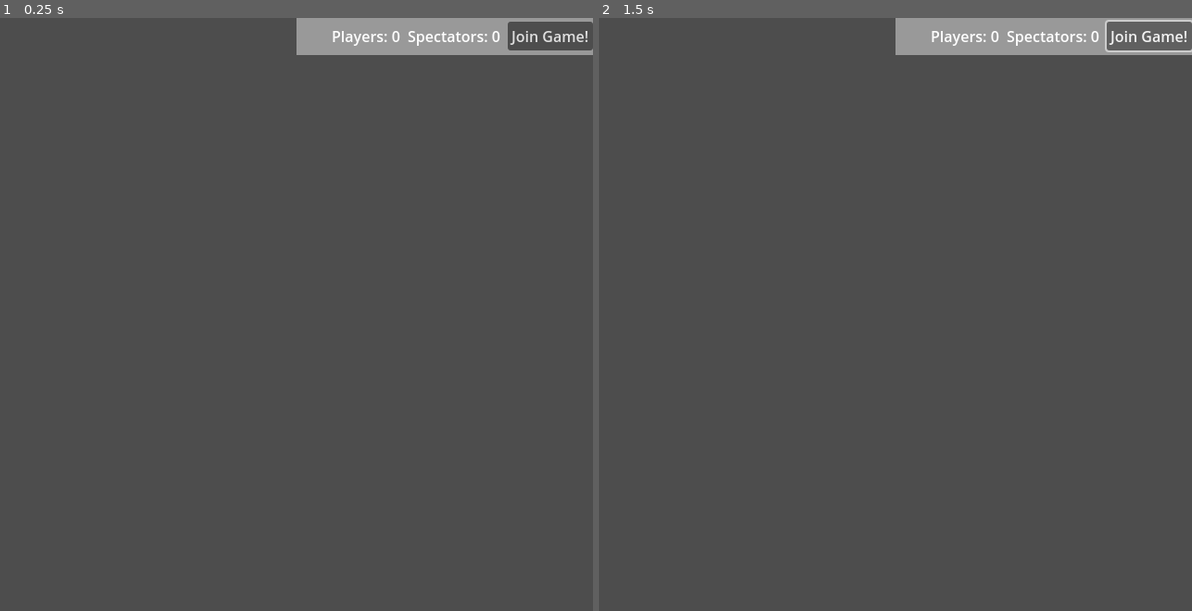
Above: before the commit, frames 1-2 (left to right).
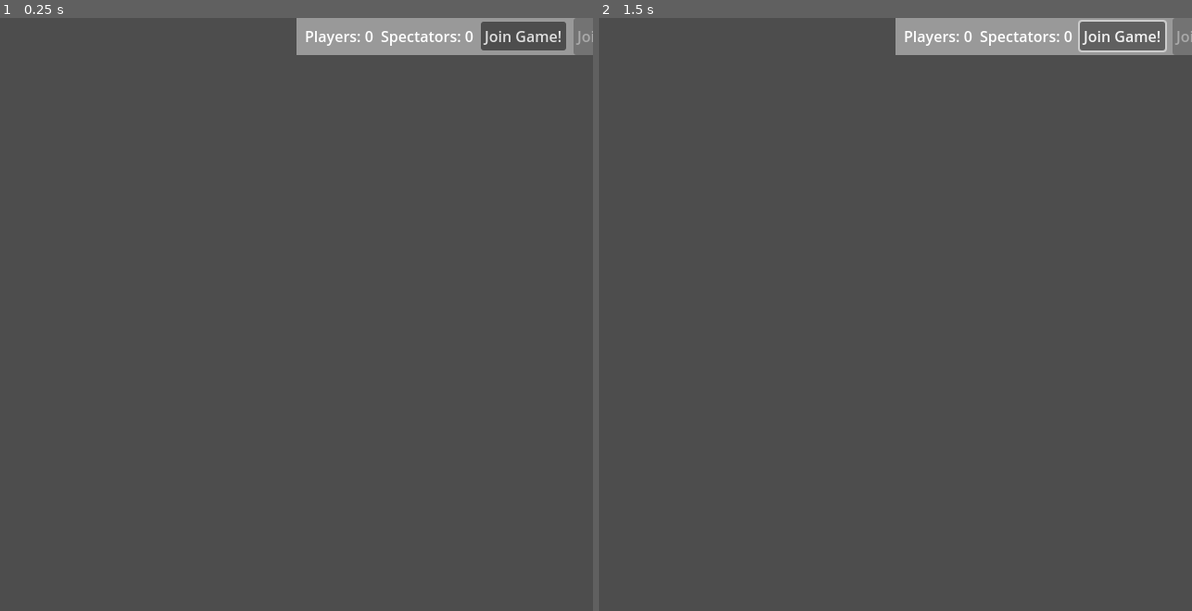
Above: after the commit, the same moments.

Repository: UNLAM-PROG-C/2025-PROGC-Q2-M6
Game: Godot game, scene res://scenes/GameRow.tscn
The game is run twice, just before and just after one commit, with the same random seed, the same clock (stepped at 60 frames per second) and the same inputs. This scene is started directly instead of the project's main scene.
Inputs (mouse positions are in pixels of both pictures, inside the frame that each line leads up to):
- Up to frame 1 (0.25 s): no input
- Up to frame 2 (1.5 s): tap Enter at 0.5 s; move the mouse to (1025, 284) at 0.52 s; click (1025, 284) at 0.67 s; click "Join Game!" at 1.25 s

The runs differ from the first frame. In frame 1, 0.9% of the frame differs, in the area x 51-100%, y 0-7%; in frame 2, 0.8%.

Commit message:
add spectators new func

Diff:
--- a/TP-Integrador/client/logic/board.gd
+++ b/TP-Integrador/client/logic/board.gd
@@ -6,6 +6,7 @@
 @onready var exit_button: Button = $ExitBtn
 @onready var exit_dialog: ConfirmationDialog = $ExitConfirmDialog
 @onready var opponent_left_dialog: AcceptDialog = $OpponentLeftDialog
+@onready var player_left_dialog: AcceptDialog = $PlayerLeftDialog
 
 const TILE_SIZE := 80
 const TILE_SCENE := preload("res://scenes/BoardTile.tscn")
@@ -37,6 +38,7 @@
 	_connect_store_signal()
 	exit_button.connect("pressed", Callable(self, "_on_exit_button_pressed"))
 	Networking.connect("opponent_left", Callable(self, "_on_opponent_left"))
+	Networking.connect("player_left", Callable(self, "_on_player_left"))
 
 func _connect_store_signal():
 	Store.connect("board_changed", Callable(self, "_on_board_changed"))
@@ -113,3 +115,9 @@
 
 func _on_opponent_left_dialog_confirmed() -> void:
 	Networking.send_leave_game()
+
+func _on_player_left():
+	player_left_dialog.popup_centered()
+
+func _on_player_left_dialog_confirmed() -> void:
+	Networking.send_leave_game()
--- a/TP-Integrador/client/logic/game_list_panel.gd
+++ b/TP-Integrador/client/logic/game_list_panel.gd
@@ -3,6 +3,7 @@
 signal back_pressed()
 signal refresh_pressed()
 signal join_game_requested(game_id)
+signal join_game_viewer(game_id)
 
 const GAME_ROW_SCENE := preload("res://scenes/GameRow.tscn")
 @export var game_row_scene: PackedScene
@@ -35,11 +36,14 @@
 			"spectators": int(game.get("spectators", 0))
 			})
 		row.connect("join_pressed", Callable(self, "_on_row_join"))
+		row.connect("viewer_pressed",Callable(self,"_on_row_viewer_join"))
 		rows_container.add_child(row)
 
 func _on_row_join(game_id):
-	print("aqui se;al")
 	emit_signal("join_game_requested", game_id)
+
+func _on_row_viewer_join(game_id):
+	emit_signal("join_game_viewer", game_id)
 
 func _on_back():
 	emit_signal("back_pressed")
--- a/TP-Integrador/client/logic/game_row.gd
+++ b/TP-Integrador/client/logic/game_row.gd
@@ -1,6 +1,7 @@
 extends PanelContainer
 
 signal join_pressed(game_id)
+signal viewer_pressed(game_id)
 
 @export var game_id: String = ""
 @export var title_text: String = ""
@@ -12,6 +13,7 @@
 @onready var player_count_label = $HBoxContainer/PlayerCountLabel
 @onready var observers_label = $HBoxContainer/ObserversLabel
 @onready var join_button = $HBoxContainer/JoinButton
+@onready var viewer_button = $HBoxContainer/JoinAsViewer
 
 func _ready():
 	# seguridad: si el diseñador no puso las rutas exactas, evitamos crash
@@ -22,6 +24,7 @@
 	# setear texto inicial
 	_update_ui()
 	join_button.connect("pressed", Callable(self, "_on_join_pressed"))
+	viewer_button.connect("pressed", Callable(self, "_on_viewer_pressed"))
 
 func setup(data: Dictionary) -> void:
 	call_deferred("_setup_deferred", data)
@@ -51,6 +54,11 @@
 	observers_label.text = "Spectators: " + str(spectators)
 	# Bloquear el botón si ya hay 2 jugadores
 	join_button.disabled = not can_join
+	#bloquear si hay menos de dos jugadores
+	viewer_button.disabled = can_join
 
 func _on_join_pressed():
 	emit_signal("join_pressed", game_id)
+
+func _on_viewer_pressed():
+	emit_signal("viewer_pressed", game_id)
--- a/TP-Integrador/client/logic/main.gd
+++ b/TP-Integrador/client/logic/main.gd
@@ -12,11 +12,15 @@
 	menu.connect("left_game_ack", Callable(self,"_on_back_to_menu"))
 	back_to_menu_btn.connect("pressed", Callable(self, "_on_back_to_menu"))
 	call_deferred("_connect_store_signals")
+	Networking.connect("joined_as_spectator", Callable(self, "_on_viewer_joined"))
 
 func _connect_store_signals():
 	Store.connect("game_over", Callable(self, "_on_game_over"))
 	Store.connect("new_game_started", Callable(self, "_on_game_started"))
 	print("Connected to Store.game_over signal")
+
+func _on_viewer_joined():
+	Store.set_viewer()
 
 func _on_game_started():
 	if game:
@@ -32,7 +36,11 @@
 	print("Game over called! Winner: ", winner_color, " My color: ", Store.my_color)
 
 	var message = ""
+	# 1) Caso espectadores:
+	if Store.is_viewer:
+		message = "Game ended."
 
+	# jugadore
 	if winner_color == null or winner_color == "":
 		message = "Draw!"
 	elif winner_color == Store.my_color:
--- a/TP-Integrador/client/logic/menu.gd
+++ b/TP-Integrador/client/logic/menu.gd
@@ -27,8 +27,10 @@
 	cancel_button.connect("pressed", Callable(self,"_on_leave_game"))
 	join_button.connect("pressed", Callable(self, "_on_JoinButton_pressed"))
 	game_list_panel.connect("join_game_requested", Callable(self, "_on_game_selected"))
+	game_list_panel.connect("join_game_viewer", Callable(self, "_on_game_selected_viewer"))
 	game_list_panel.connect("back_pressed", Callable(self, "_on_back_from_list"))
 	game_list_panel.connect("refresh_pressed", Callable(self, "_on_refresh_list"))
+
 
 	# --- Networking signals ---
 	Networking.connect("connected", Callable(self, "_on_connected"))
@@ -135,7 +137,12 @@
 	# - Game can start
 	Store.apply_state(payload)
 
-	emit_signal("game_started")
+
+func _on_game_selected_viewer(game_id):
+	game_list_panel.visible = false
+	lobby_panel.visible = false
+	status_label.text = "Joining game %s..." % game_id
+	Networking.send_join_viewer_game(game_id)
 
 func _on_game_selected(game_id):
 	game_list_panel.visible = false
--- a/TP-Integrador/client/scenes/Game.tscn
+++ b/TP-Integrador/client/scenes/Game.tscn
@@ -39,5 +39,9 @@
 size = Vector2i(278, 200)
 dialog_text = "El oponente abandono la partida. "
 
+[node name="PlayerLeftDialog" type="AcceptDialog" parent="Board"]
+dialog_text = "Un jugador abandono la partida."
+
 [connection signal="confirmed" from="Board/ExitConfirmDialog" to="Board" method="_on_exit_confirm_dialog_confirmed"]
 [connection signal="confirmed" from="Board/OpponentLeftDialog" to="Board" method="_on_opponent_left_dialog_confirmed"]
+[connection signal="confirmed" from="Board/PlayerLeftDialog" to="Board" method="_on_player_left_dialog_confirmed"]
--- a/TP-Integrador/client/scenes/GameRow.tscn
+++ b/TP-Integrador/client/scenes/GameRow.tscn
@@ -34,3 +34,7 @@
 size_flags_horizontal = 4
 size_flags_vertical = 4
 text = "Join Game!"
+
+[node name="JoinAsViewer" type="Button" parent="HBoxContainer"]
+layout_mode = 2
+text = "Join as Viewer!"
--- a/TP-Integrador/client/scripts/Networking.gd
+++ b/TP-Integrador/client/scripts/Networking.gd
@@ -12,6 +12,8 @@
 signal games_list(payload)
 signal left_game()
 signal opponent_left()
+signal joined_as_spectator()
+signal player_left()
 
 var peer: WebSocketPeer
 var url: String = ""
@@ -103,9 +105,12 @@
 
 		"opponent_left":
 			emit_signal("opponent_left")
+		"player_left":
+			emit_signal("player_left")
 		"games_list":
 			emit_signal("games_list", payload)
-
+		"joined_as_spectator":
+			emit_signal("joined_as_spectator")
 		_:
 			print("Unknown WS type: ", text)
 
@@ -120,6 +125,12 @@
 func send_join_game(game_id: String):
 	_send({
 		"type": "join_game",
+		"payload": { "gameId": game_id }
+	})
+
+func send_join_viewer_game(game_id):
+	_send({
+		"type": "join_viewer_game",
 		"payload": { "gameId": game_id }
 	})
 
--- a/TP-Integrador/client/scripts/Store.gd
+++ b/TP-Integrador/client/scripts/Store.gd
@@ -16,8 +16,12 @@
 var winner_color: Variant = ""
 var my_color: String = ""
 var last_move: Dictionary = {}
+var is_viewer: bool = false
+var has_received_initial_state: bool = false
 
 func clear():
+	is_viewer = false
+	has_received_initial_state = false
 	game_id = ""
 	board.clear()
 	allowed_moves.clear()
@@ -28,28 +32,36 @@
 
 
 func apply_state(payload: Dictionary):
+	var is_first_state = not has_received_initial_state
+	has_received_initial_state = true
+
 	game_id = payload.gameId
 	allowed_moves = payload.allowedMoves
 	player_turn = payload.playerTurn
 	game_is_over = payload.gameOver
 	winner_color = payload.get("winner")
 	last_move = payload.get("lastMove", {})
-
 	board = _array_to_map(payload.boardState)
 
-	my_color = payload.players[Networking.player_id].get("color", "")
-
+	var players_dict = payload.players
+	var players_count = players_dict.size()
+	var my_id = Networking.player_id
+	if players_count >= 2 and not players_dict.has(my_id):
+		is_viewer = true
+		my_color = ""
+		emit_signal("allowed_moves_changed", [])
+	else:
+		is_viewer = false
+		my_color = players_dict[my_id].get("color", "")
+		emit_signal("allowed_moves_changed", _highlight_tiles(allowed_moves))
 
 	emit_signal("board_changed", board)
-	emit_signal("allowed_moves_changed", _highlight_tiles(allowed_moves))
 	emit_signal("turn_changed", player_turn)
 	emit_signal("state_changed")
 	emit_signal("last_move_changed", last_move)
 
-
-	if last_move.is_empty():
+	if is_first_state:
 		emit_signal("new_game_started")
-
 	if game_is_over:
 		print("Store: Game is over! Winner: ", winner_color)
 		emit_signal("game_over", winner_color)
@@ -79,6 +91,8 @@
 	return result
 
 func try_move(from: String, to: String) -> bool:
+	if (is_viewer):
+		return false
 	if player_turn != Networking.player_id:
 		print("Not your turn!")
 		return false
@@ -94,3 +108,6 @@
 
 func is_my_turn() -> bool:
 	return player_turn == Networking.player_id
+
+func set_viewer():
+	is_viewer = true
Not shown, changed: TP-Integrador/server/src/main/kotlin/GameHandler.kt
Not shown, changed: TP-Integrador/server/src/main/kotlin/GameStore.kt
Not shown, changed: TP-Integrador/server/src/main/kotlin/IncomingMessages.kt
Not shown, changed: TP-Integrador/server/src/main/kotlin/PlayerConnection.kt
